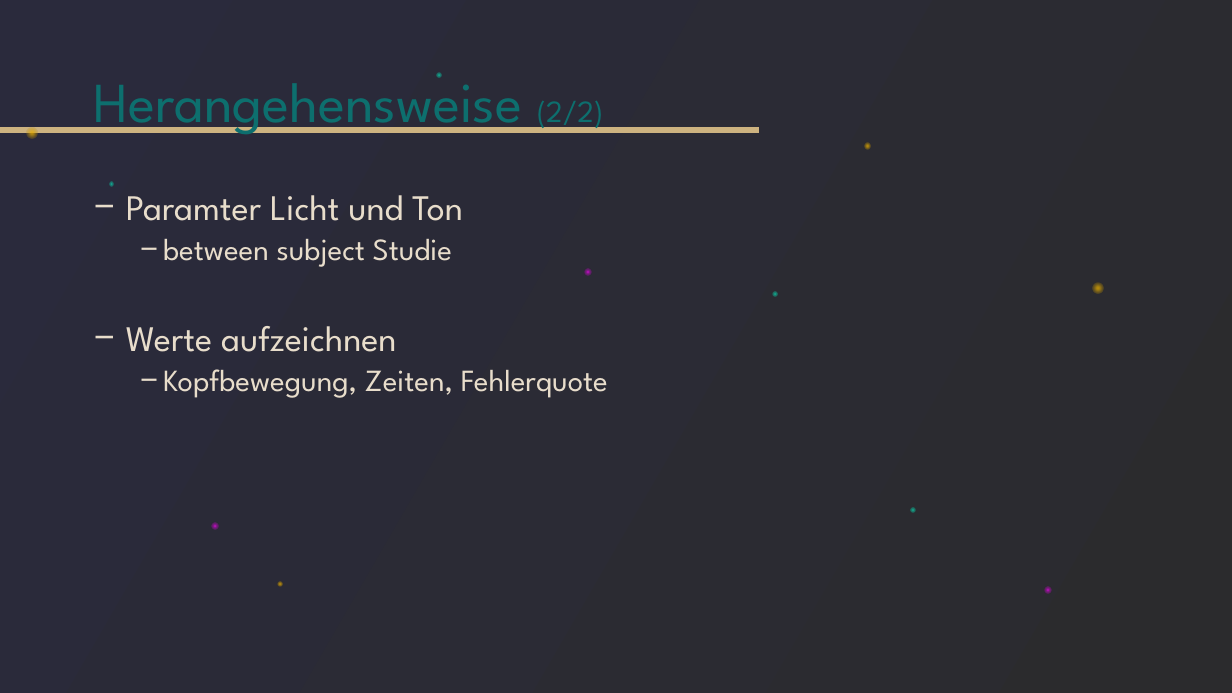
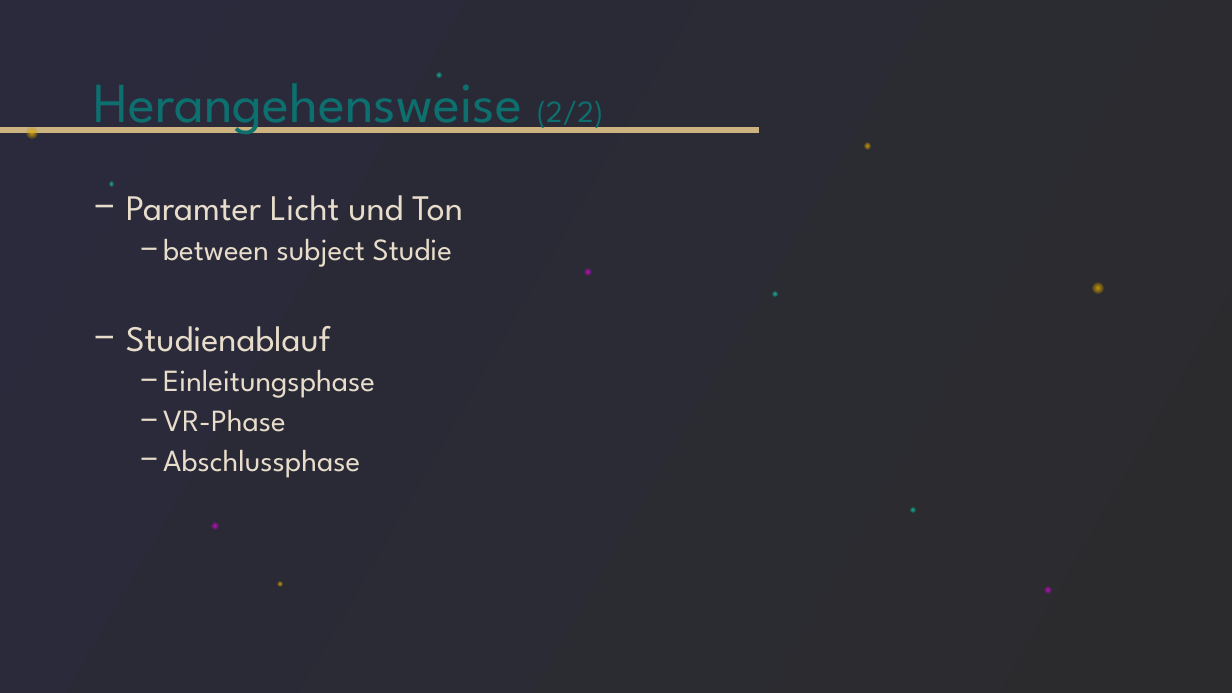
Before and after one commit to tlahmann/mci-af, a slide deck: slide 5 of presentation/Resync Studie.pptx. Drawn at 1232x693 pixels with LibreOffice and Linux fonts; fonts in the diff are those of the drawing. Boxes give left, top, right and bottom in pixels: in the first picture for what was removed or moved away, otherwise in the second. Text is boxed around its words. In the diff, an @@ line names an element or a change of style, - is before the commit and + after.

Commit message:
Diagramme angepasst und in Herangehensweise verbesserungen vorgenommen

```diff
--- a/presentation/Resync Studie.pptx
+++ b/presentation/Resync Studie.pptx
@@ text at bbox=[126, 326, 375, 478]: text changed @@
-− Werte aufzeichnen
-  − Kopfbewegung, Zeiten, Fehlerquote
+− Studienablauf
+  − Einleitungsphase
+  − VR-Phase
+  − Abschlussphase
```
Also in this commit, not shown: 5 other slides changed.
